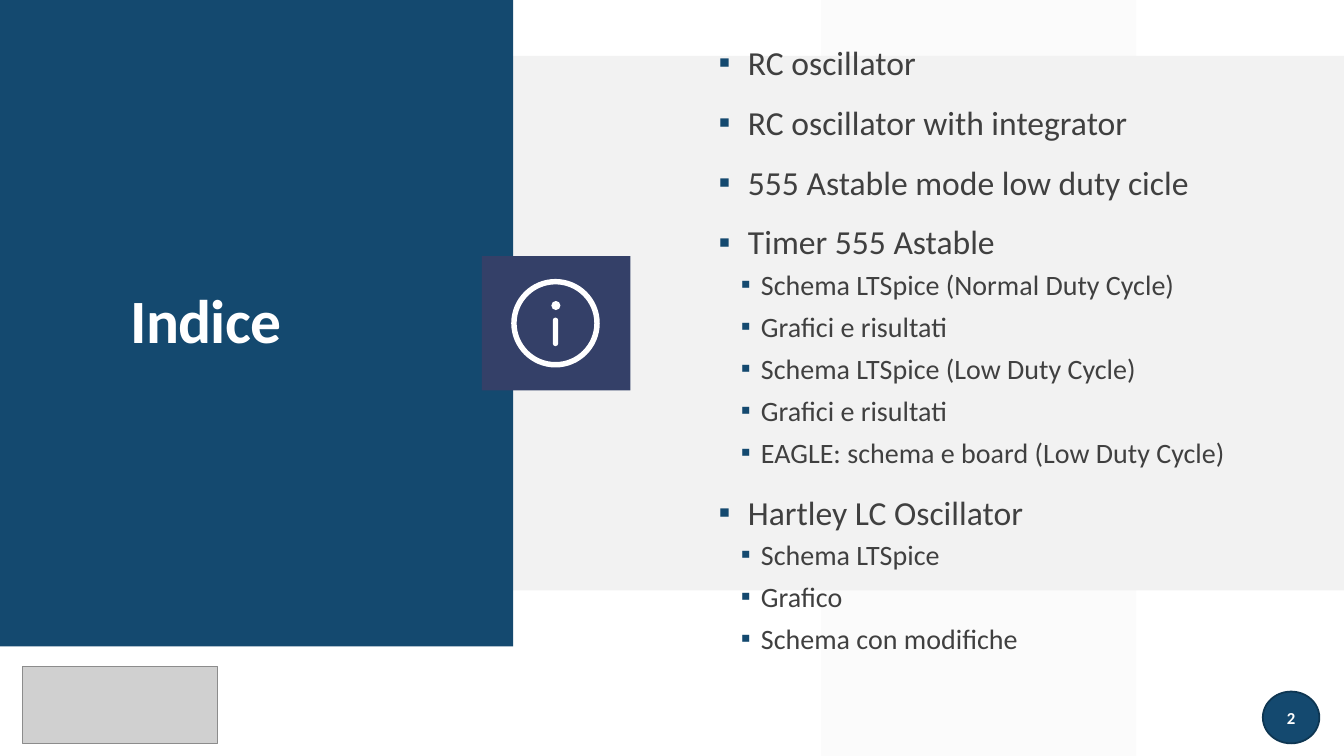
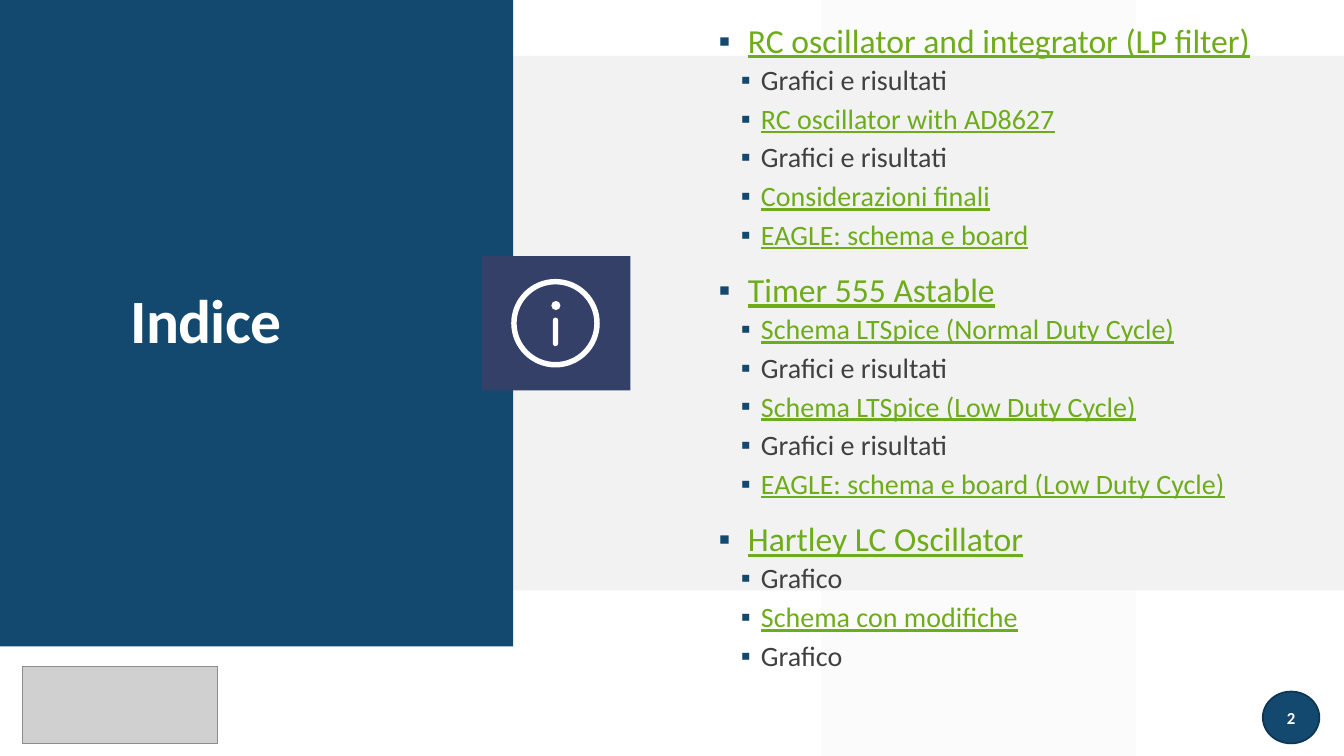
Before and after one commit to greco-salvatore/LTSpice, a slide deck: slide 2 of presentazione/presentazione.pptx. Drawn at 1344x756 pixels with LibreOffice and Linux fonts; fonts in the diff are those of the drawing; grey boxes stand for pictures. Boxes give left, top, right and bottom in pixels: in the first picture for what was removed or moved away, otherwise in the second. Text is boxed around its words. In the diff, an @@ line names an element or a change of style, - is before the commit and + after.

```diff
--- a/presentazione/presentazione.pptx
+++ b/presentazione/presentazione.pptx
@@ text at [748, 28, 1250, 249]: text changed; size 24 to 20 pt; text colour #404040 to #6EAC1C @@
-▪ RC oscillator
-▪ RC oscillator with integrator
-▪ 555 Astable mode low duty cicle
+▪ RC oscillator and integrator (LP filter)
+  ▪ Grafici e risultati
+  ▪ RC oscillator with AD8627
+  ▪ Grafici e risultati
+  ▪ Considerazioni finali
+  ▪ EAGLE: schema e board
@@ text at [748, 278, 1224, 632]: text colour #404040 to #6EAC1C, underline on in "Timer 555 Astable", "Schema LTSpice (Normal Duty Cycle)", "Schema LTSpice (Low Duty Cycle)", "EAGLE: schema e board (Low Duty Cycle)" and 2 more places; line spacing 1 to 0.9 @@
@@ text at [761, 545, 939, 570]: paragraph removed @@
-  ▪ Schema LTSpice
@@ text at [761, 646, 842, 666]: paragraph added @@
+  ▪ Grafico
```
Also in this commit, not shown: 21 other slides changed, 1 slide added, 1 slide removed, 19 other files.
